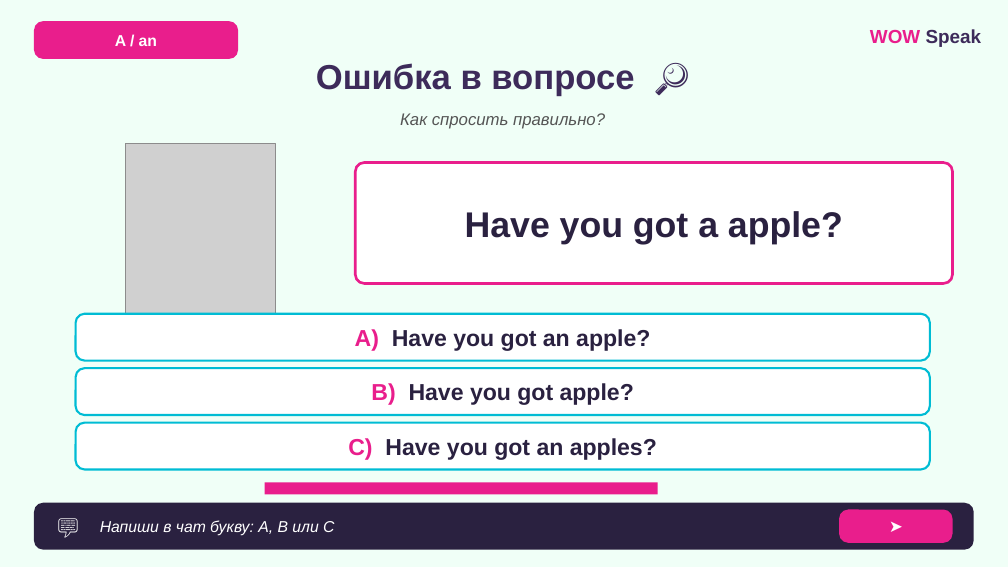
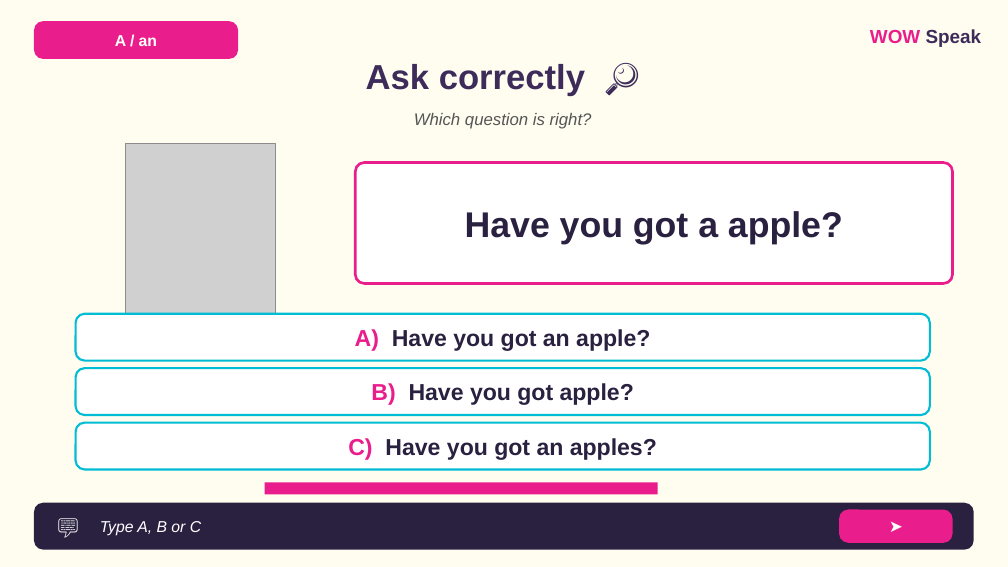
Before and after one commit to wowspeakschool-lang/classroom, a slide deck: slide 19 of vebinary/03.12_A-an/7-9/WOW_Speak_A_An_Food_7-9_LESSON.pptx (slide 18 before the commit). Drawn at 1008x567 pixels with LibreOffice and Linux fonts; fonts in the diff are those of the drawing; grey boxes stand for pictures. Boxes give left, top, right and bottom in pixels: in the first picture for what was removed or moved away, otherwise in the second. Text is boxed around its words. In the diff, an @@ line names an element or a change of style, - is before the commit and + after.

```diff
--- a/vebinary/03.12_A-an/7-9/WOW_Speak_A_An_Food_7-9_LESSON.pptx
+++ b/vebinary/03.12_A-an/7-9/WOW_Speak_A_An_Food_7-9_LESSON.pptx
@@ background #F0FFF7 to #FFFDF0 @@
@@ text at bbox=[366, 64, 585, 96]: text changed @@
-Ошибка в вопросе 🔎
+Ask correctly 🔎
@@ text at bbox=[414, 113, 592, 129]: text changed @@
-Как спросить правильно?
+Which question is right?
@@ text at bbox=[100, 521, 201, 536]: text changed @@
-Напиши в чат букву: A, B или C
+Type A, B or C
```
Also in this commit, not shown: 19 other slides changed, 4 slides added, 3 slides removed, 9 other files.
